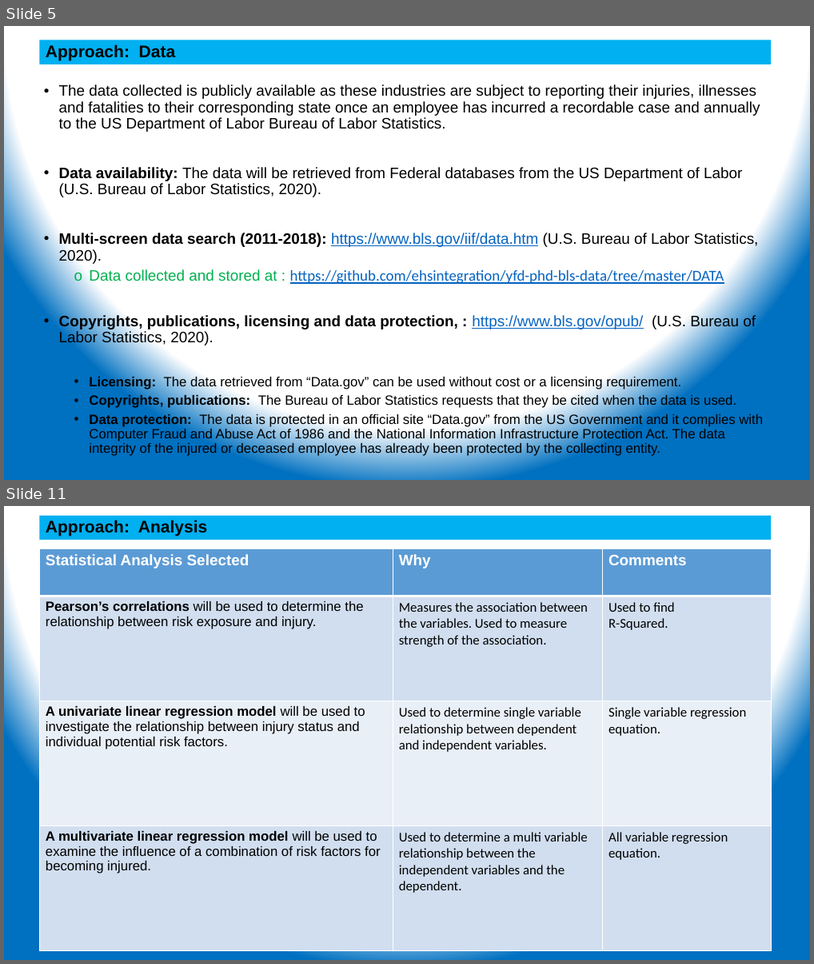
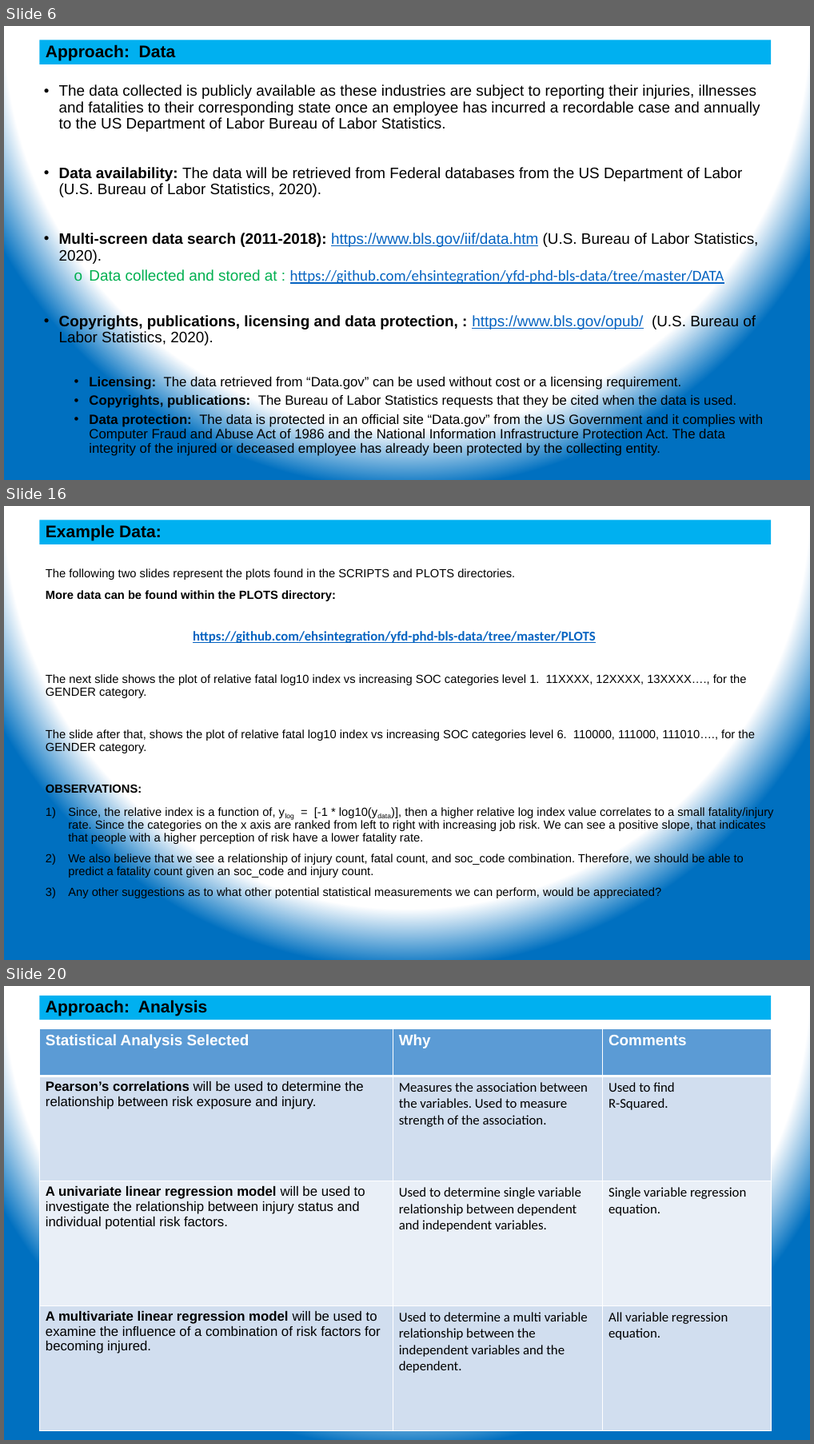
Before and after one commit to ehsintegration/yfd-phd-bls-data, a slide deck: D2-documentation/YennyF.Diaz-Risk Percep &Injuries_CommitteeUdate 11-02-20.pptx. Shown one above the other, each under a label of ours: slides 5 and 11 before the commit, slides 6, 16 and 20 after it; the slides between them are not shown. The pictures are 814x964 and 814x1444 pixels, drawn with LibreOffice and Linux fonts; fonts in the diff are those of the drawing. Boxes give left, top, right and bottom in pixels: in the first picture for what was removed or moved away, otherwise in the second. Text is boxed around its words. In the diff, an @@ line names an element or a change of style, - is before the commit and + after.

```diff
--- a/D2-documentation/YennyF.Diaz-Risk Percep &Injuries_CommitteeUdate 11-02-20.pptx
+++ b/D2-documentation/YennyF.Diaz-Risk Percep &Injuries_CommitteeUdate 11-02-20.pptx
@@ slide 16 added at bbox=[4, 506, 810, 960], background gradient #FFFFFF to #0070C0 @@
@@ rectangle added at bbox=[40, 520, 772, 544], fill #00B0F0, 20 pt, text #000000, bold @@
+Example Data:
@@ text added at bbox=[46, 568, 774, 899], 14 pt, text #000000 @@
+The following two slides represent the plots found in the SCRIPTS and PLOTS directories.
+More data can be found within the PLOTS directory:
+The next slide shows the plot of relative fatal log10 index vs increasing SOC categories level 1. 11XXXX, 12XXXX, 13XXXX…., for the GENDER category.
+The slide after that, shows the plot of relative fatal log10 index vs increasing SOC categories level 6. 110000, 111000, 111010…., for the GENDER category.
+OBSERVATIONS:
+1) Since, the relative index is a function of, ylog = [-1 * log10(ydata)], then a higher relative log index value correlates to a small fatality/injury rate. Since the categories on the x axis are ranked from left to right with increasing job risk. We can see a positive slope, that indicates that people with a higher perception of risk have a lower fatality rate.
+2) We also believe that we see a relationship of injury count, fatal count, and soc_code combination. Therefore, we should be able to predict a fatality count given an soc_code and injury count.
+3) Any other suggestions as to what other potential statistical measurements we can perform, would be appreciated?
@@ text added at bbox=[193, 631, 596, 643], 16 pt, text #0563C1, bold, underline @@
+https://github.com/ehsintegration/yfd-phd-bls-data/tree/master/PLOTS
@@ what was slide 5 is now slide 6 @@
@@ what was slide 11 is now slide 20 @@
```
Also in this commit, not shown: 3 slides changed, 20 other slides added, 4 slides removed, 2 other files.
